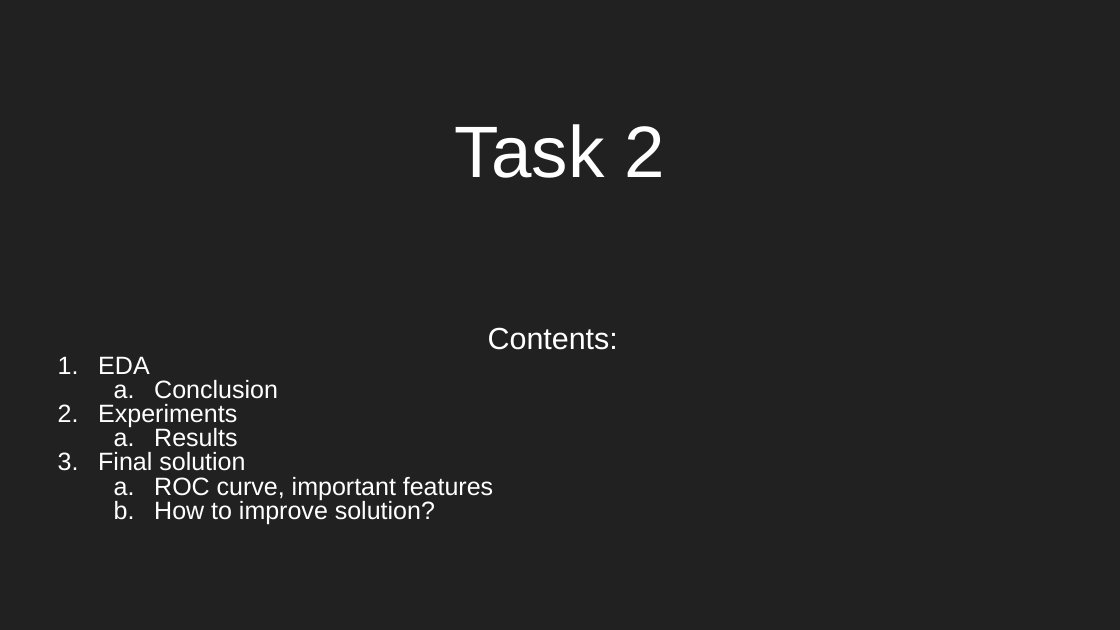
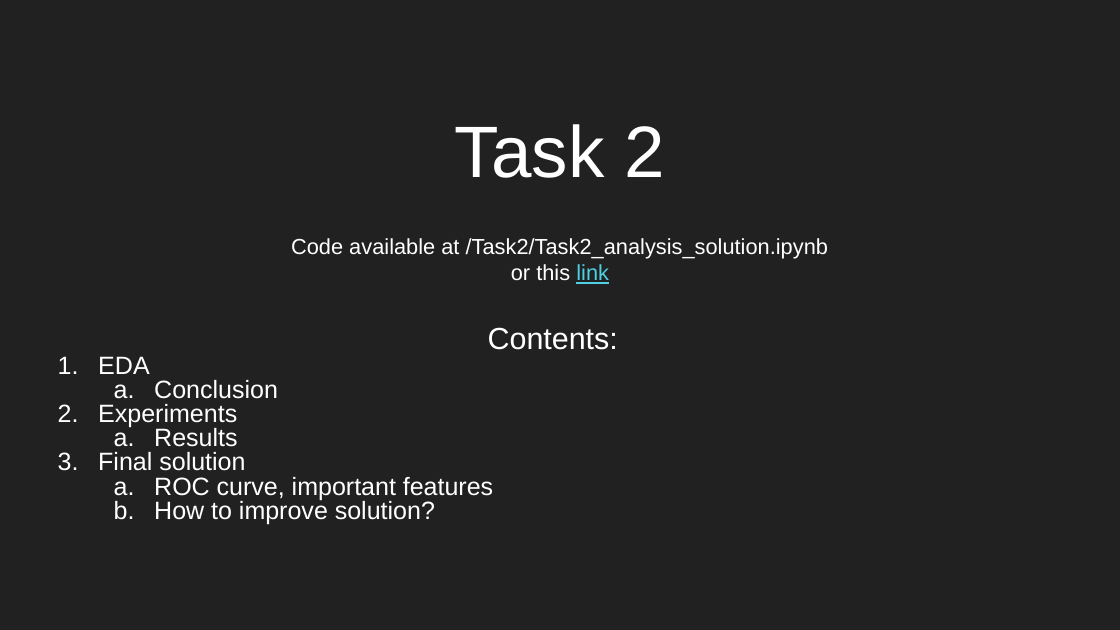
Before and after one commit to kiru883/A1_10_22, a slide deck: slide 1 of presentations/Task_2.pptx. Drawn at 1120x630 pixels with LibreOffice and Linux fonts; fonts in the diff are those of the drawing. Boxes give left, top, right and bottom in pixels: in the first picture for what was removed or moved away, otherwise in the second. Text is boxed around its words. In the diff, an @@ line names an element or a change of style, - is before the commit and + after.

```diff
--- a/presentations/Task_2.pptx
+++ b/presentations/Task_2.pptx
@@ text added at (x1=291, y1=238, x2=828, y2=284), 14 pt, text #FFFFFF @@
+Code available at /Task2/Task2_analysis_solution.ipynb or this link
```
Also in this commit, not shown: 2 other slides changed, 3 other files.
